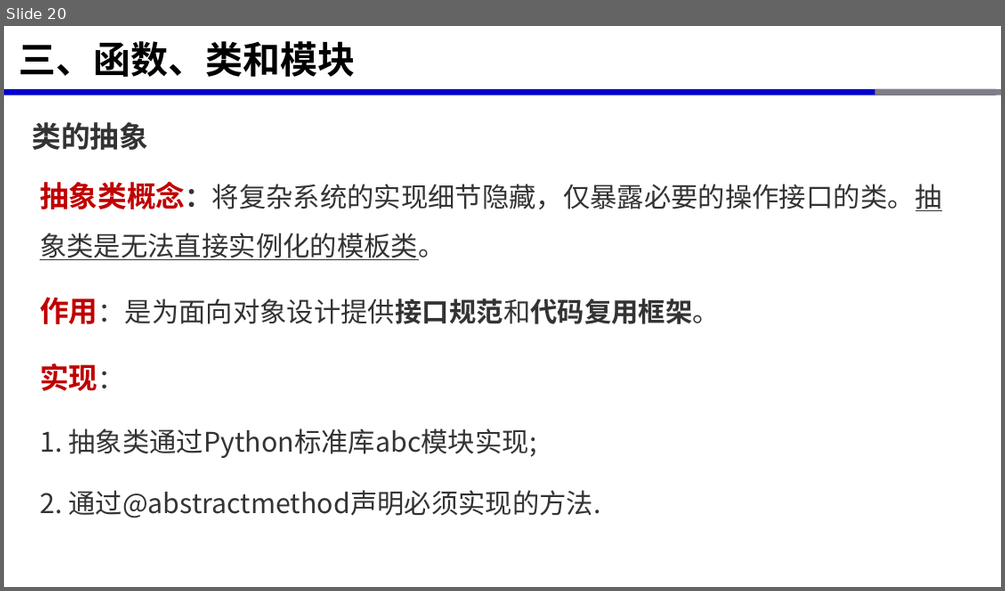
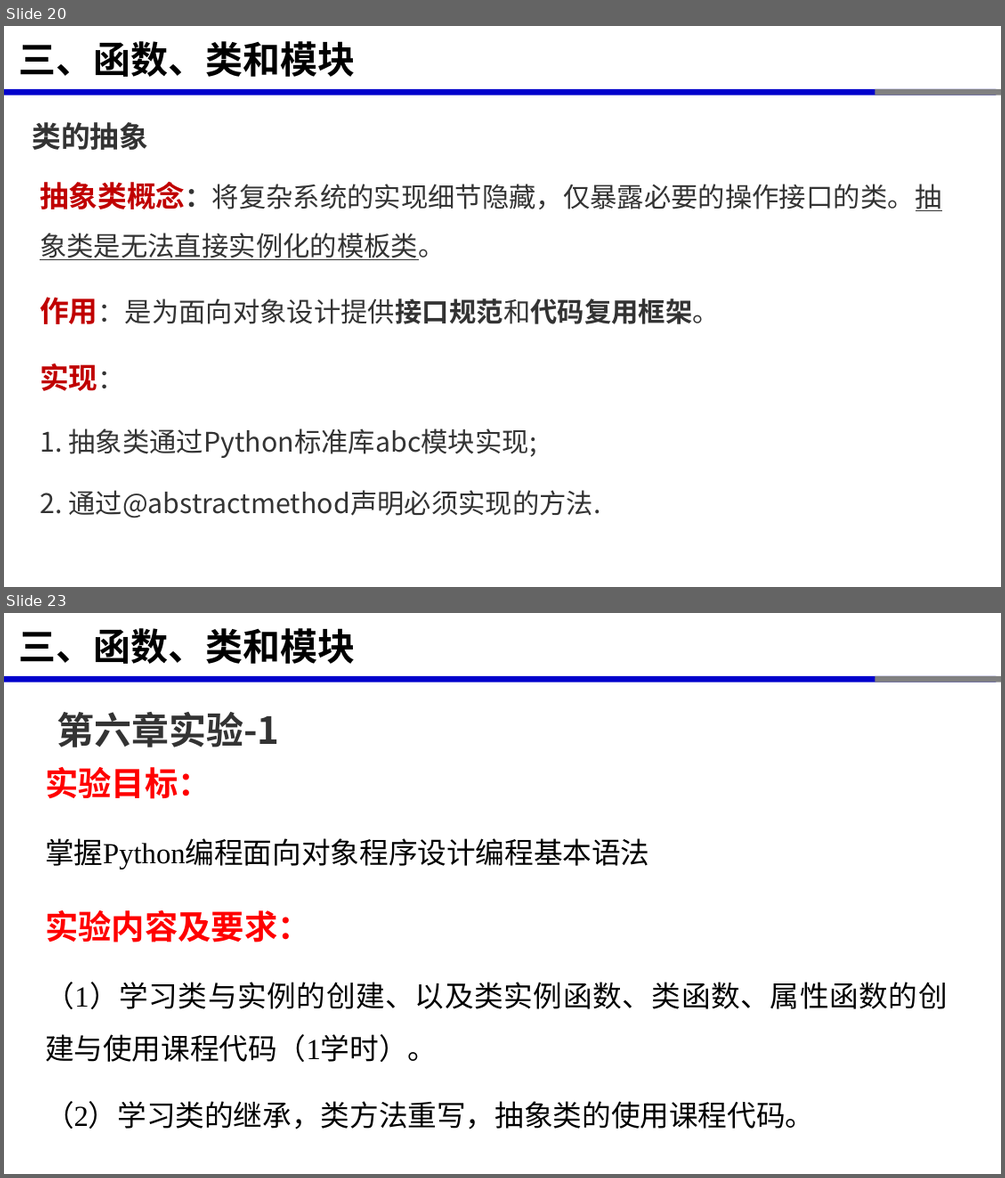
Before and after one commit to xinluo2018/programming-basics, a slide deck: 第6章-面向对象程序设计/第6章-面向对象程序设计.pptx. Shown one above the other, each under a label of ours: slide 20 before the commit, slides 20 and 23 after it; the slides between them are not shown. The pictures are 1005x591 and 1005x1178 pixels, drawn with LibreOffice and Linux fonts; fonts in the diff are those of the drawing. Boxes give left, top, right and bottom in pixels: in the first picture for what was removed or moved away, otherwise in the second. Text is boxed around its words. In the diff, an @@ line names an element or a change of style, - is before the commit and + after.

```diff
--- a/第6章-面向对象程序设计/第6章-面向对象程序设计.pptx
+++ b/第6章-面向对象程序设计/第6章-面向对象程序设计.pptx
@@ slide 23 added at [4,613,1001,1174], background #FFFFFF; not listed: 3 template elements that a slide beside it also shows @@
@@ title added at [19,628,356,664], 36 pt, text #000000, bold @@
+三、函数、类和模块
@@ text added at [57,712,279,747], 36 pt, text #333333, bold @@
+第六章实验-1
@@ text added at [45,767,947,1129], 28 pt, text #000000 @@
+实验目标：
+掌握Python编程面向对象程序设计编程基本语法
+实验内容及要求：
+（1）学习类与实例的创建、以及类实例函数、类函数、属性函数的创建与使用课程代码（1学时）。
+（2）学习类的继承，类方法重写，抽象类的使用课程代码。
```
Also in this commit, not shown: 16 slides changed, 4 other files.
